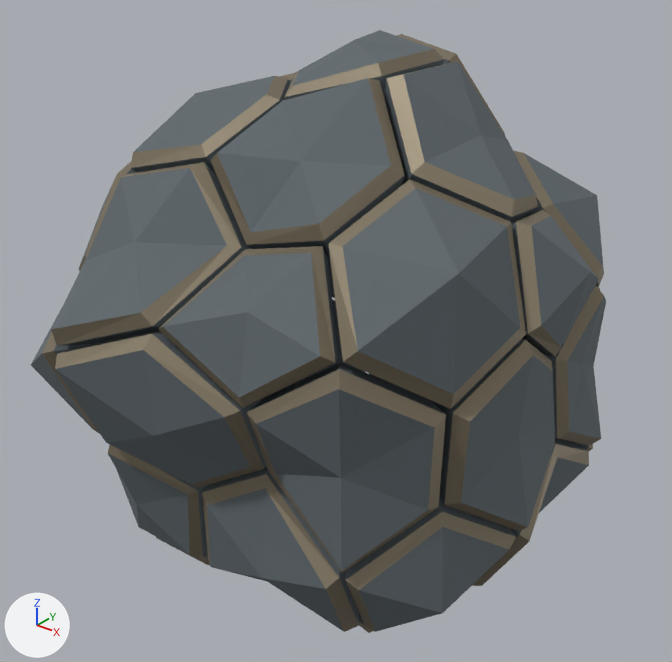
Renders of the Blender file assets/A-001-boss-rock/boss_source.blend from each side of a commit.
Both versions are drawn from a 50 mm lens placed at (26.3, -34.1, 20.6), pointed at (-0.6, -0.6, -0.2). Lighting does not change. The marker at lower left points along +X, +Y and +Z. The picture after the commit comes second.

In view in the first picture: 'armour_intact_shell'.
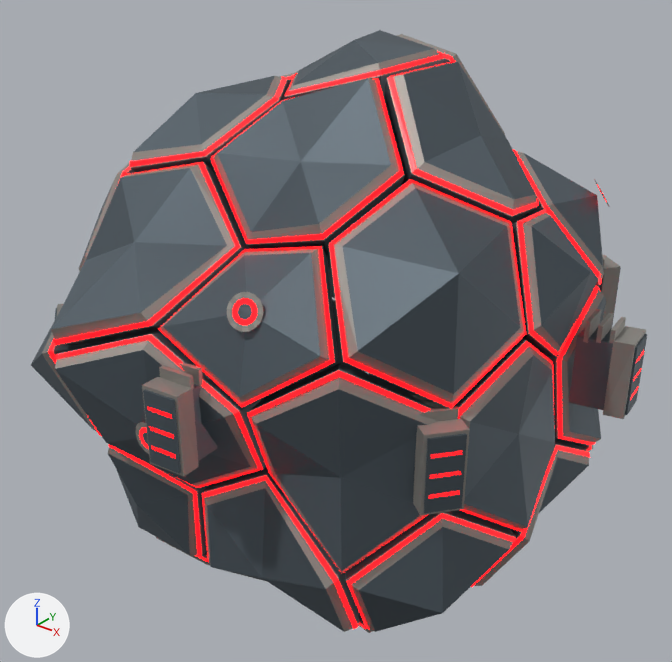
Location of each change, [x1, y1, x2, y2] in pixels of the pictures (672 x 662 px):
'armour_intact_shell', recoloured, reshaped (7% wider): before [31, 30, 606, 633]; after [31, 30, 647, 633]
part 1 of me_armour_intact_shell, added: after [48, 51, 647, 629]
part 2 of me_armour_intact_shell, recoloured: [42, 34, 604, 633] in both

What changed in the scene script:
```text
Change mat_basalt_armour:
    where n0 = _N.new('ShaderNodeBsdfPrincipled'); n0.name = 'Principled BSDF'
    remove n0.inputs[0].default_value = (0.13, 0.155, 0.17, 1.0)  # 'Base Color', grey #656e73
    n0.inputs[1].default_value: 0.24 -> 0.52  # 'Metallic'
    n0.inputs[2].default_value: 0.88 -> 0.58  # 'Roughness'
    add n2 = _N.new('ShaderNodeVertexColor'); n2.name = 'Color Attribute'
    add n2.layer_name = 'armour_paint'
    add _L.new(n2.outputs[0], n0.inputs[0])  # 'Color' to 'Base Color'
Add mat_hostile_seams:
    mat_hostile_seams = principled_material('hostile_seams')
    mat_hostile_seams.base_color = (0.4, 0.004, 0.006)  # red #aa0d12
    mat_hostile_seams.metallic = 0.15
    mat_hostile_seams.roughness = 0.36
    mat_hostile_seams.emission_color = (1.0, 0.002, 0.005)  # red #ff0710
    mat_hostile_seams.emission_strength = 3.6
Change me_armour_intact_shell:
    used by ob_armour_intact_shell; parent = ob_armour_intact; location = (0.0, 0.0, 0.0)
    remove me_armour_intact_shell.from_pydata(...)  # 804 vertices, 1440 faces; spans x -14.9..12.7, y -14.9..14.8, z -13.3..14.2
    add me_armour_intact_shell.from_pydata(...)  # 2132 vertices, 3234 faces; spans x -14.9..14.4, y -14.9..14.8, z -13.4..14.2
    me_armour_intact_shell part 1: 1328 vertices added at x -14.8..14.4, y -14.6..14.5, z -13.4..13.9
    me_armour_intact_shell part 2: 480 faces spanning x -14.9..12.7, y -14.9..14.8, z -13.3..14.1 switch from mat_weathered_alloy (brown #8b816e) to mat_basalt_armour
    add me_armour_intact_shell.materials.append(mat_hostile_seams)  # red #aa0d12, glowing red #ff0710
```
